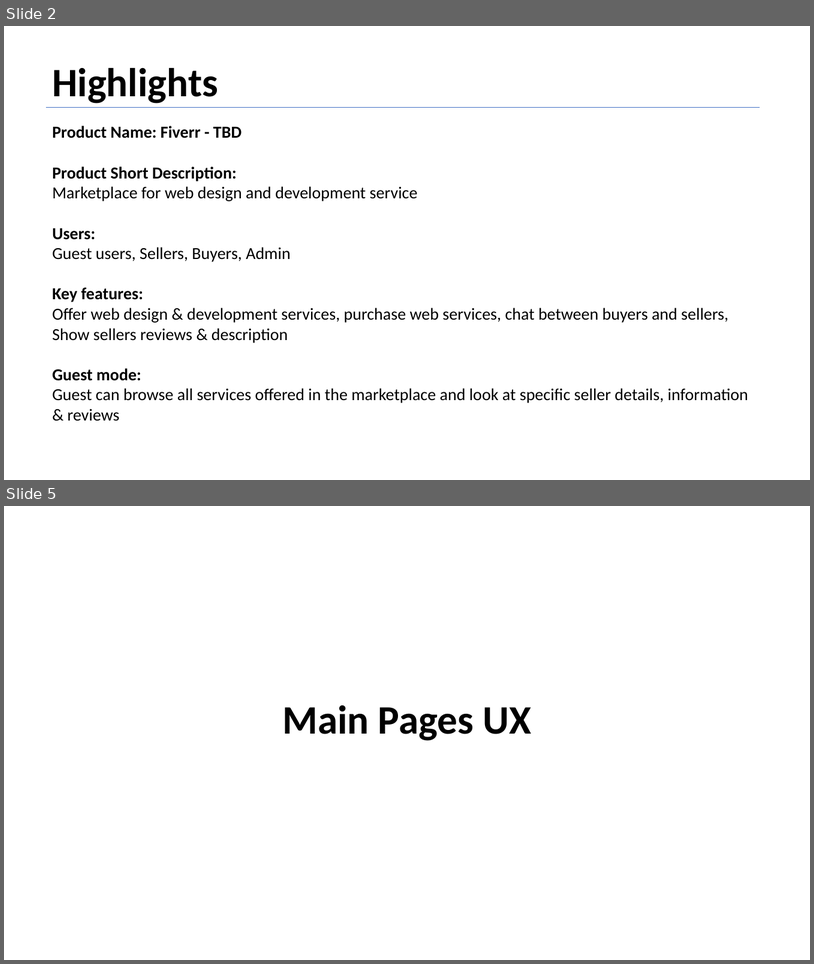
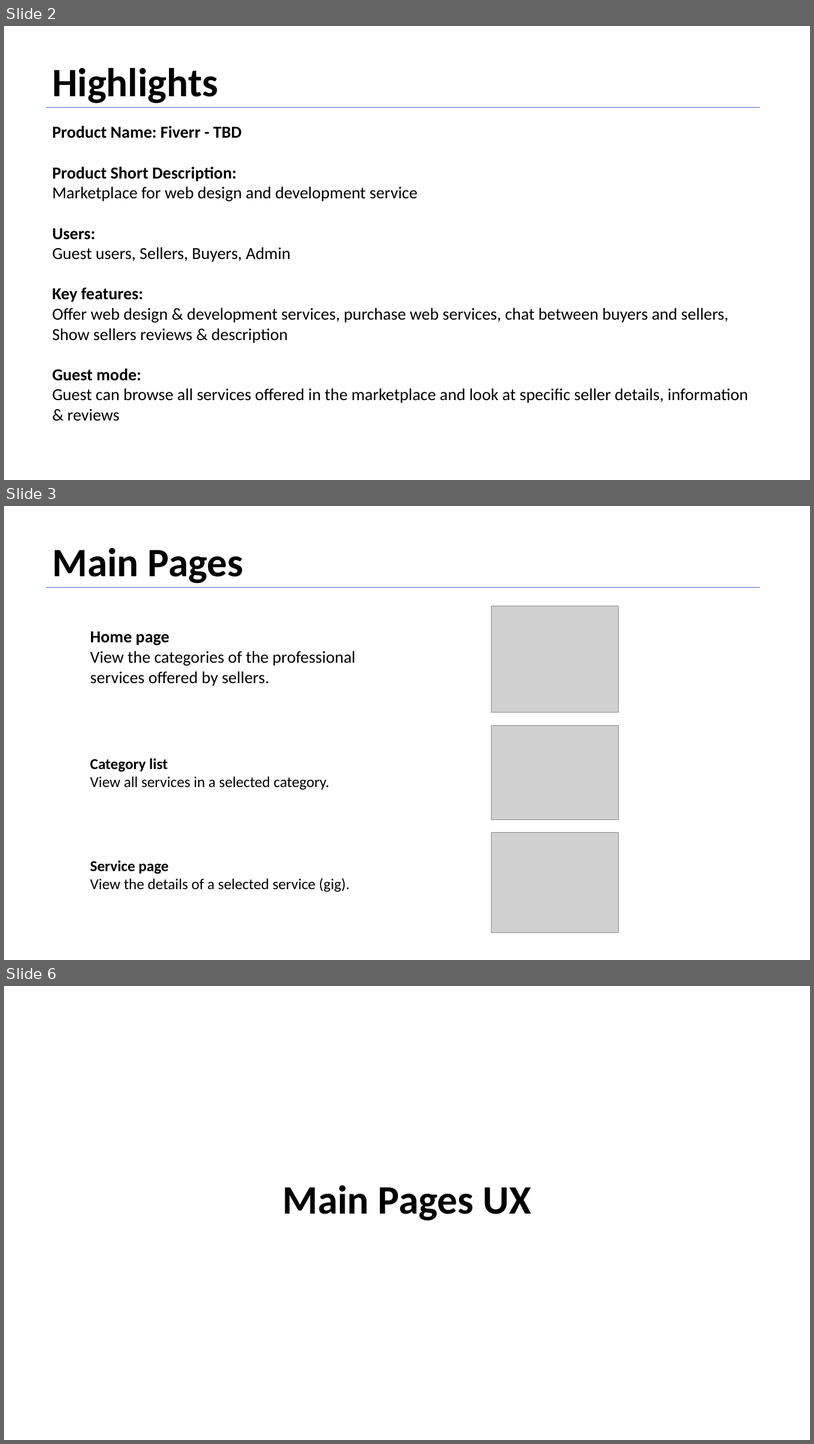
Before and after one commit to EmanuelBenHamo/Fiver-Final-Sprint, a slide deck: Product Definition Document Sample - Vybing - v1.5.pptx. Shown one above the other, each under a label of ours: slides 2 and 5 before the commit, slides 2, 3 and 6 after it; the slides between them are not shown. The pictures are 814x964 and 814x1444 pixels, drawn with LibreOffice and Linux fonts; fonts in the diff are those of the drawing; grey boxes stand for pictures. Boxes give left, top, right and bottom in pixels: in the first picture for what was removed or moved away, otherwise in the second. Text is boxed around its words. In the diff, an @@ line names an element or a change of style, - is before the commit and + after.

```diff
--- a/Product Definition Document Sample - Vybing - v1.5.pptx
+++ b/Product Definition Document Sample - Vybing - v1.5.pptx
@@ slide 3 added at <box>4,506,810,960</box>, background #FFFFFF @@
@@ text added at <box>52,548,243,583</box>, 48 pt, text #000000, bold @@
+Main Pages
@@ line added from (47, 587) to (760, 587), #4472C4 0.5 pt @@
@@ picture added at <box>492,606,619,712</box> @@
@@ text added at <box>90,631,356,686</box>, 20 pt, text #000000 @@
+Home page
+View the categories of the professional services offered by sellers.
@@ picture added at <box>492,725,619,819</box> @@
@@ text added at <box>90,758,330,790</box>, 18 pt, text #000000 @@
+Category list
+View all services in a selected category.
@@ picture added at <box>492,832,619,933</box> @@
@@ left right arrow added at <box>679,838,682,846</box>, fill #FFFFFF @@
@@ text added at <box>90,860,350,892</box>, 18 pt, text #000000 @@
+Service page
+View the details of a selected service (gig).
@@ left right arrow added at <box>679,853,682,860</box>, fill #FFFFFF @@
@@ left right arrow added at <box>678,882,681,889</box>, fill #FFFFFF @@
@@ left right arrow added at <box>678,868,681,874</box>, fill #FFFFFF @@
@@ what was slide 5 is now slide 6 @@
```
Also in this commit, not shown: 6 other slides added, 13 slides removed.
